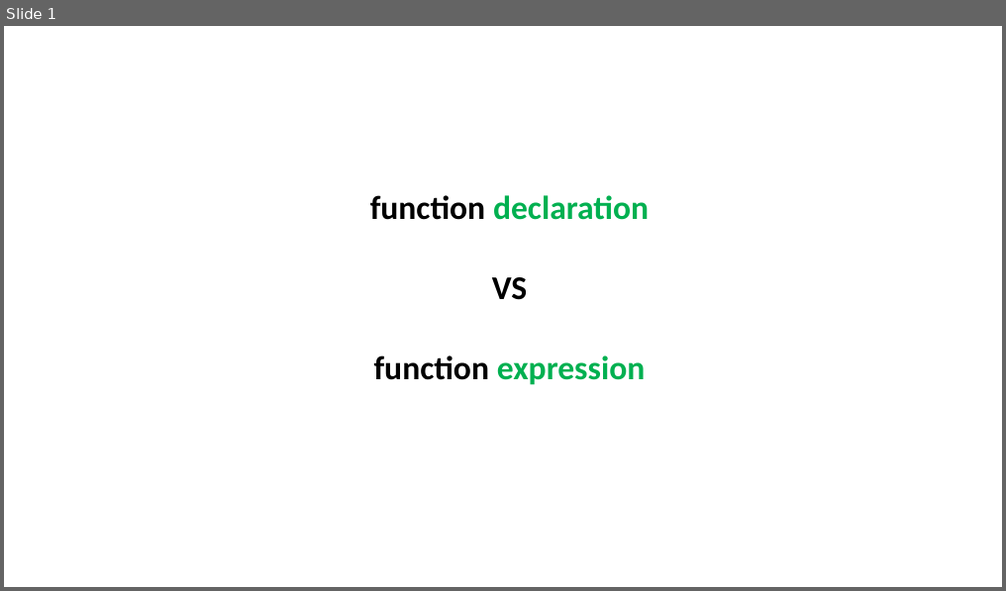
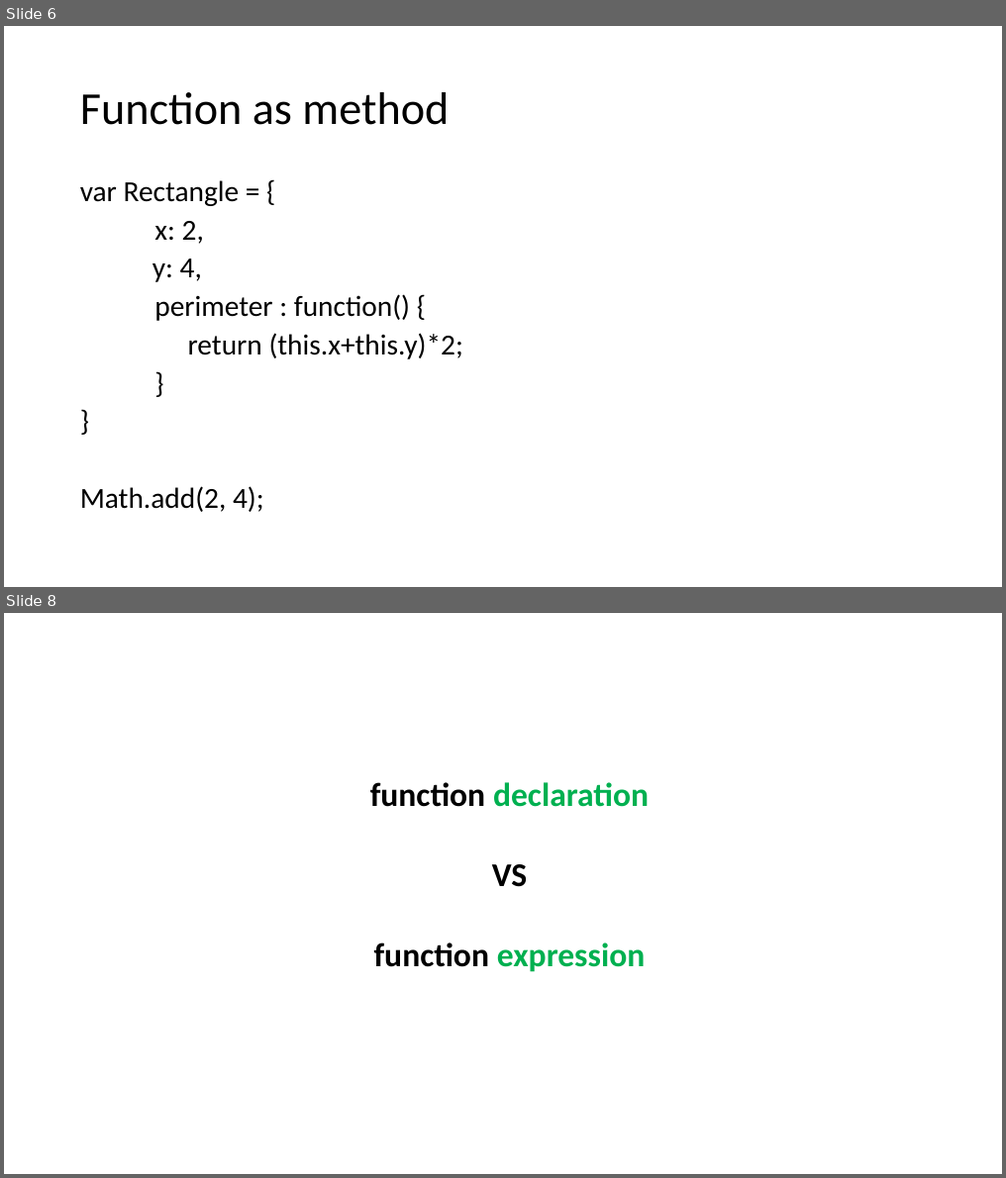
Before and after one commit to dzmitry-varabei/front-end-course, a slide deck: lecture-4-functions/lecture4-functions.pptx. Shown one above the other, each under a label of ours: slide 1 before the commit, slides 6 and 8 after it; the slides between them are not shown. The pictures are 1006x591 and 1006x1178 pixels, drawn with LibreOffice and Linux fonts; fonts in the diff are those of the drawing. Boxes give left, top, right and bottom in pixels: in the first picture for what was removed or moved away, otherwise in the second. Text is boxed around its words. In the diff, an @@ line names an element or a change of style, - is before the commit and + after.

```diff
--- a/lecture-4-functions/lecture4-functions.pptx
+++ b/lecture-4-functions/lecture4-functions.pptx
@@ slide 6 added at [4,26,1002,587], background #FFFFFF @@
@@ title added at [80,92,449,125], 44 pt, text #000000 @@
+Function as method
@@ text added at [80,180,463,512], 28 pt, text #000000 @@
+var Rectangle = {
+x: 2,
+y: 4,
+perimeter : function() {
+return (this.x+this.y)*2;
+}
+}
+Math.add(2, 4);
@@ what was slide 1 is now slide 8 @@
```
Also in this commit, not shown: 1 slide changed, 68 other slides added, 14 other files.
